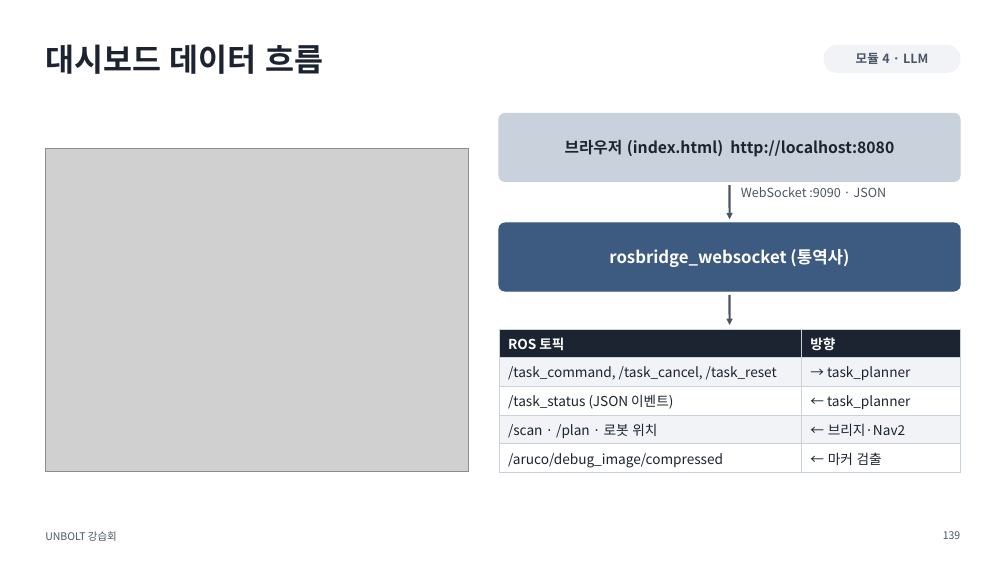
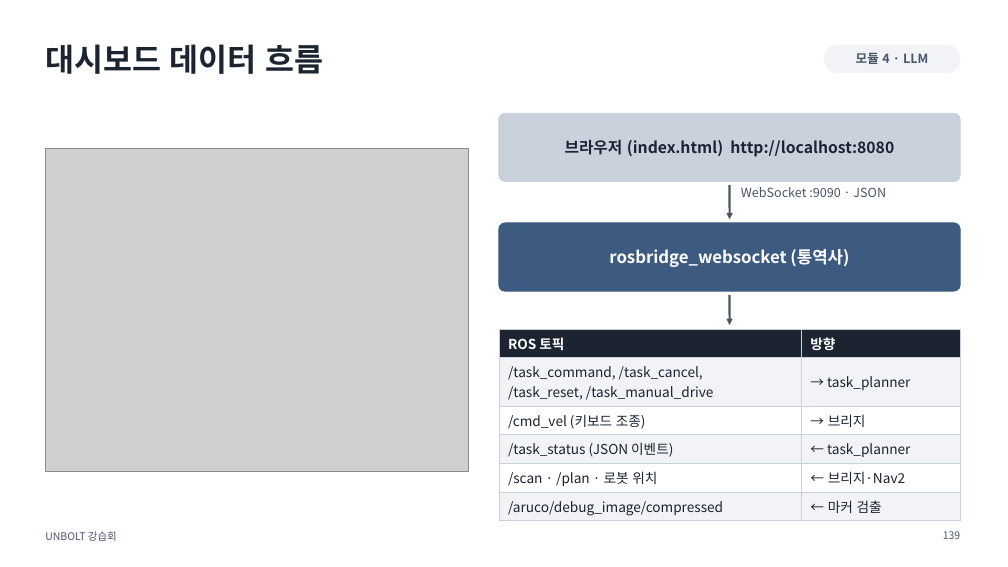
Before and after one commit to sejiny3/AIRLAB, a slide deck: slide 139 of workshop/slides/UNBOLT_workshop.pptx. Drawn at 1008x567 pixels with LibreOffice and Linux fonts; fonts in the diff are those of the drawing; grey boxes stand for pictures. Boxes give left, top, right and bottom in pixels: in the first picture for what was removed or moved away, otherwise in the second. Text is boxed around its words. In the diff, an @@ line names an element or a change of style, - is before the commit and + after.

```diff
--- a/workshop/slides/UNBOLT_workshop.pptx
+++ b/workshop/slides/UNBOLT_workshop.pptx
@@ table at [499, 329, 960, 520] @@
-row 2: /task_command, /task_cancel, /task_reset | → task_planner
+row 2: /task_command, /task_cancel, /task_reset, /task_manual_drive | → task_planner
+row 3: /cmd_vel (키보드 조종) | → 브리지
```
Also in this commit, not shown: 6 other files.
